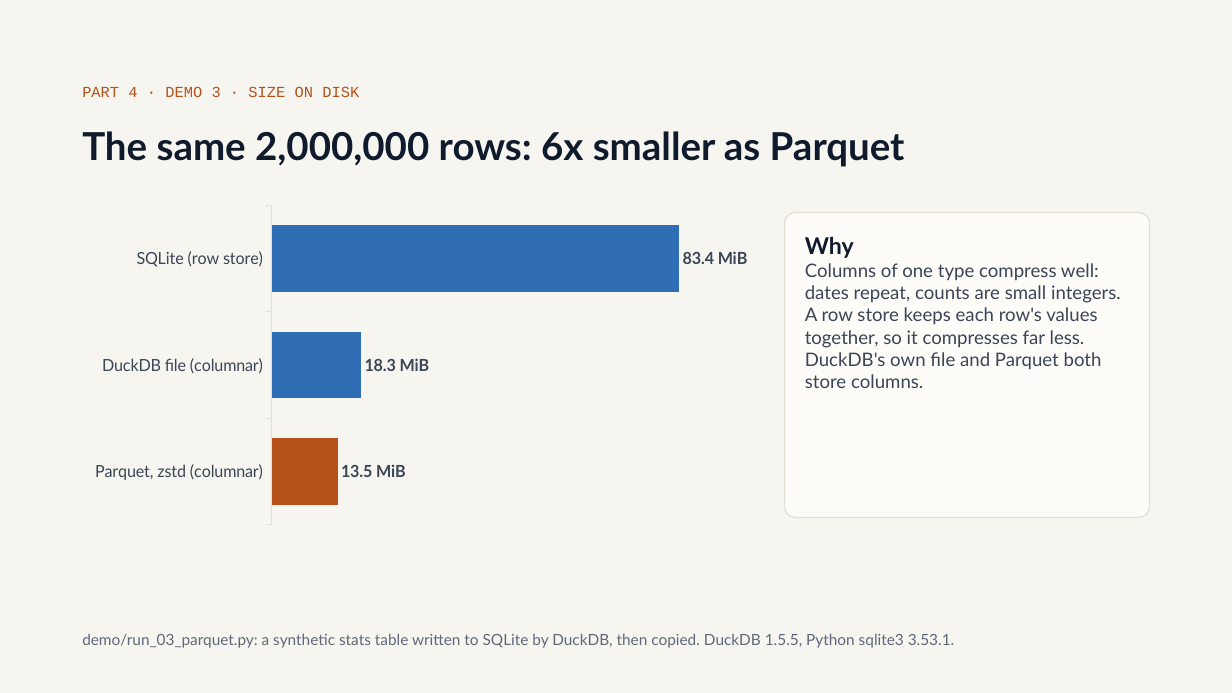
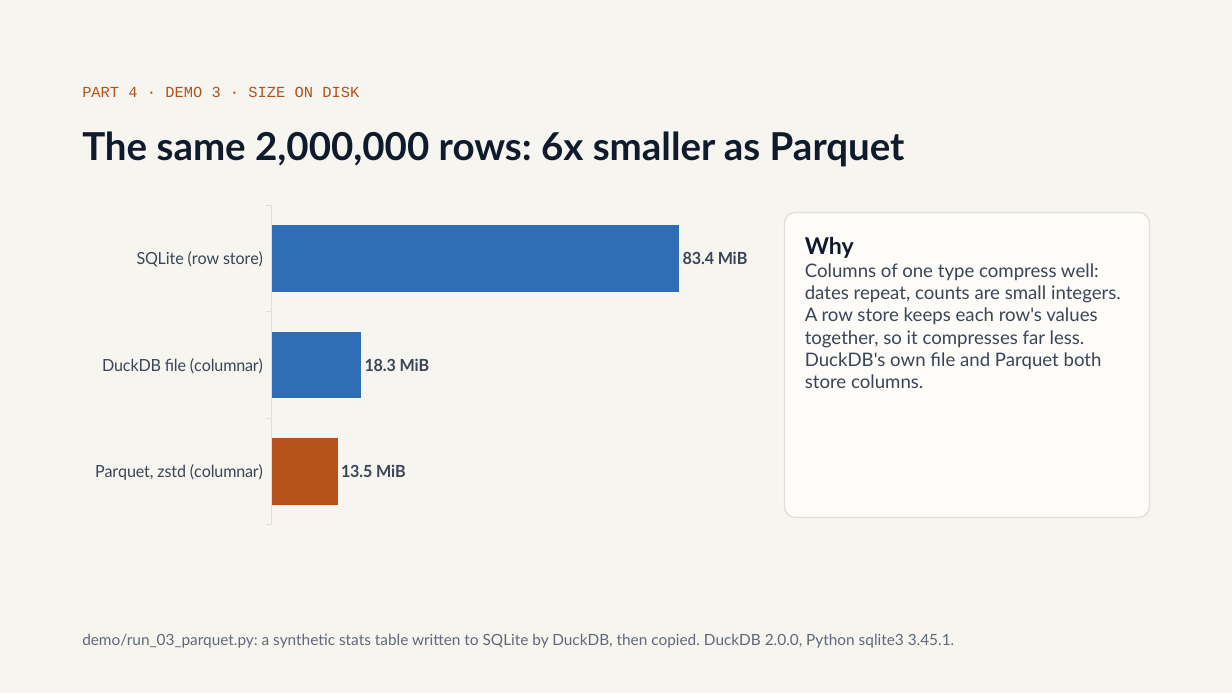
Before and after one commit to olonok69/DuckDB_ML, a slide deck: slide 11 of docs/DuckDB_MCP.pptx. Drawn at 1232x693 pixels with LibreOffice and Linux fonts; fonts in the diff are those of the drawing. Boxes give left, top, right and bottom in pixels: in the first picture for what was removed or moved away, otherwise in the second. Text is boxed around its words. In the diff, an @@ line names an element or a change of style, - is before the commit and + after.

```diff
--- a/docs/DuckDB_MCP.pptx
+++ b/docs/DuckDB_MCP.pptx
@@ text at (82, 633, 955, 648): text changed @@
-demo/run_03_parquet.py: a synthetic stats table written to SQLite by DuckDB, then copied. DuckDB 1.5.5, Python sqlite3 3.53.1.
+demo/run_03_parquet.py: a synthetic stats table written to SQLite by DuckDB, then copied. DuckDB 2.0.0, Python sqlite3 3.45.1.
```
Also in this commit, not shown: 1 other slide changed, 2 other files.
